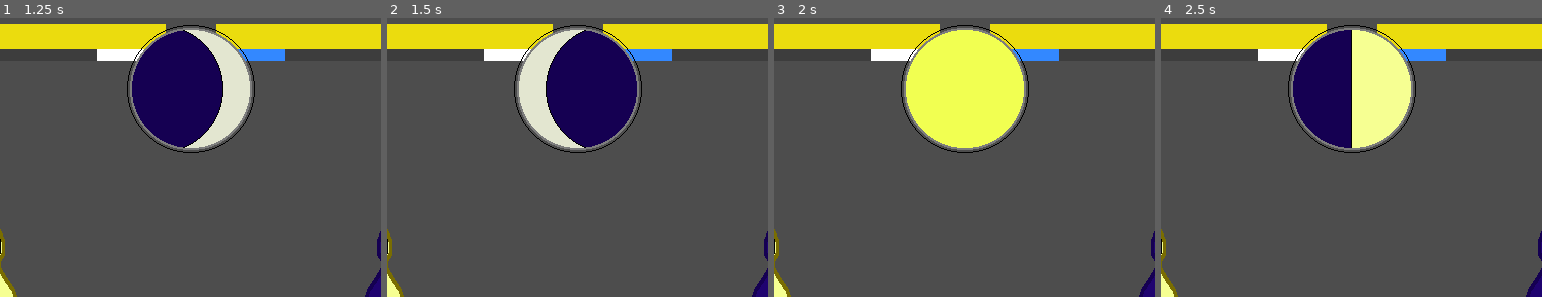
Above: before the commit, frames 1-4 (left to right).
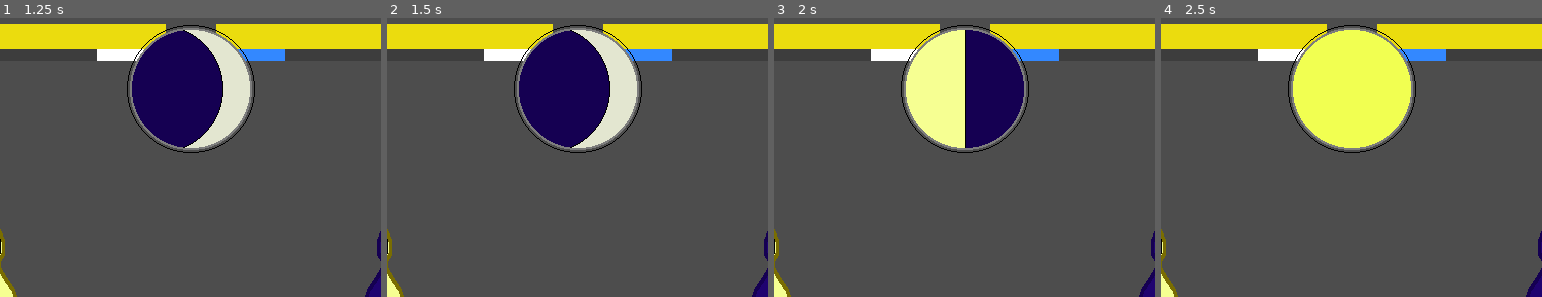
Above: after the commit, the same moments.

Repository: SamBumgardner/final-midnight
Game: Godot game, scene res://gameplay/test_scene.tscn
Two runs of this game, one before a commit and one after it. Both use one fixed random seed, a clock stepped at 60 frames per second and the inputs below.
Inputs:
- Up to frame 1 (1.25 s): tap Enter (ui_accept) at 0.5, 0.6, 0.77, 1.07 s
- Up to frame 2 (1.5 s): tap Enter (ui_accept) at 1.35 s
- Up to frame 3 (2 s): tap Enter (ui_accept) at 1.52, 1.82 s
- Up to frame 4 (2.5 s): tap Enter (ui_accept) at 2.1 s
The pictures show only the part of the screen within x 25-75%, y 0-50%; the shares and areas given below are measured in that part.

Frame 1 is identical in both runs. In frame 2, 5.7% of the frame differs, in the area x 34-66%, y 4-47%; in frame 3, 10%; in frame 4, 10%.

Commit message:
add restart functionality

Diff:
--- a/gameplay/test_scene.gd
+++ b/gameplay/test_scene.gd
@@ -4,7 +4,7 @@
 signal new_round
 signal game_over
 
-const TURN_NUMBER_FINAL = 5
+const TURN_NUMBER_FINAL = 4
 const TURN_MOON_PHASES = [
 	GlobalConstants.MoonPhases.CRESCENT,
 	GlobalConstants.MoonPhases.HALF,
@@ -13,8 +13,8 @@
 	GlobalConstants.MoonPhases.CRESCENT,
 ]
 var turn_number = 0
+var game_is_over = false
 
-# Called when the node enters the scene tree for the first time.
 func _ready():
 	connect("resolve_round_actions", $Player1._on_resolve_round_actions)
 	connect("resolve_round_actions", $Player2._on_resolve_round_actions)
@@ -27,14 +27,19 @@
 
 	emit_signal("new_round", turn_number, TURN_MOON_PHASES[turn_number])
 
-# Called every frame. 'delta' is the elapsed time since the previous frame.
 func _process(delta):
-	if Input.is_action_just_pressed("ui_accept"):
+	if Input.is_action_just_pressed("ui_accept") and game_is_over:
+		get_tree().change_scene_to_file("res://gameplay/test_scene.tscn")
+
+	if Input.is_action_just_pressed("ui_accept") and !game_is_over:
 		emit_signal("resolve_round_actions", [0, 1], [$Player1, $Player2], [$Player1/ControlPalette.current_action, $Player2/ControlPalette.current_action], TURN_MOON_PHASES[turn_number])
-		if(_check_game_over()):
+
+		game_is_over = _check_game_over()
+		if !game_is_over:
+			turn_number = (turn_number + 1)
+			emit_signal("new_round", turn_number, TURN_MOON_PHASES[turn_number])
+		else:
 			emit_signal("game_over")
-		turn_number = (turn_number + 1) % 5
-		emit_signal("new_round", turn_number, TURN_MOON_PHASES[turn_number])
 
 func _check_game_over():
-	return $Player1.health <= 0 or $Player2.health <=0
+	return $Player1.health <= 0 or $Player2.health <=0 or turn_number == TURN_NUMBER_FINAL
--- a/hud/Hud.tscn
+++ b/hud/Hud.tscn
@@ -73,7 +73,19 @@
 tracks/4/interp = 1
 tracks/4/loop_wrap = true
 tracks/4/keys = {
-"times": PackedFloat32Array(1, 4),
+"times": PackedFloat32Array(0, 4),
+"transitions": PackedFloat32Array(1, 1),
+"update": 1,
+"values": [false, true]
+}
+tracks/5/type = "value"
+tracks/5/imported = false
+tracks/5/enabled = true
+tracks/5/path = NodePath("GameOverGroup/RestartReminder:visible")
+tracks/5/interp = 1
+tracks/5/loop_wrap = true
+tracks/5/keys = {
+"times": PackedFloat32Array(0, 4.5),
 "transitions": PackedFloat32Array(1, 1),
 "update": 1,
 "values": [false, true]
@@ -164,9 +176,9 @@
 anchor_top = 0.5
 anchor_right = 0.5
 anchor_bottom = 0.5
-offset_left = 880.0
+offset_left = -566.0
 offset_top = 143.0
-offset_right = 1230.0
+offset_right = -216.0
 offset_bottom = 245.0
 grow_horizontal = 2
 grow_vertical = 2
@@ -181,9 +193,9 @@
 anchor_top = 0.5
 anchor_right = 0.5
 anchor_bottom = 0.5
-offset_left = -320.0
+offset_left = 823.0
 offset_top = 336.0
-offset_right = 29.995
+offset_right = 1172.99
 offset_bottom = 438.0
 grow_horizontal = 2
 grow_vertical = 2
@@ -198,9 +210,9 @@
 anchor_top = 0.5
 anchor_right = 0.5
 anchor_bottom = 0.5
-offset_left = 1180.0
+offset_left = -400.0
 offset_top = 441.0
-offset_right = 1530.0
+offset_right = -50.0
 offset_bottom = 543.0
 grow_horizontal = 2
 grow_vertical = 2
@@ -215,9 +227,9 @@
 anchor_top = 0.5
 anchor_right = 0.5
 anchor_bottom = 0.5
-offset_left = -320.0
+offset_left = 816.0
 offset_top = 84.0
-offset_right = 30.002
+offset_right = 1166.0
 offset_bottom = 186.0
 grow_horizontal = 2
 grow_vertical = 2
@@ -247,3 +259,25 @@
 IS WORTHY[/center]"
 fit_content = true
 scroll_active = false
+
+[node name="RestartReminder" type="RichTextLabel" parent="GameOverGroup"]
+visible = false
+layout_mode = 1
+anchors_preset = 7
+anchor_left = 0.5
+anchor_top = 1.0
+anchor_right = 0.5
+anchor_bottom = 1.0
+offset_left = 130.0
+offset_top = 510.0
+offset_right = 636.0
+offset_bottom = 612.0
+grow_horizontal = 2
+grow_vertical = 0
+theme_override_colors/font_outline_color = Color(0, 0, 0, 1)
+theme_override_constants/outline_size = 15
+theme_override_font_sizes/normal_font_size = 32
+bbcode_enabled = true
+text = "[center]press [space] to play again[/center]"
+fit_content = true
+scroll_active = false
